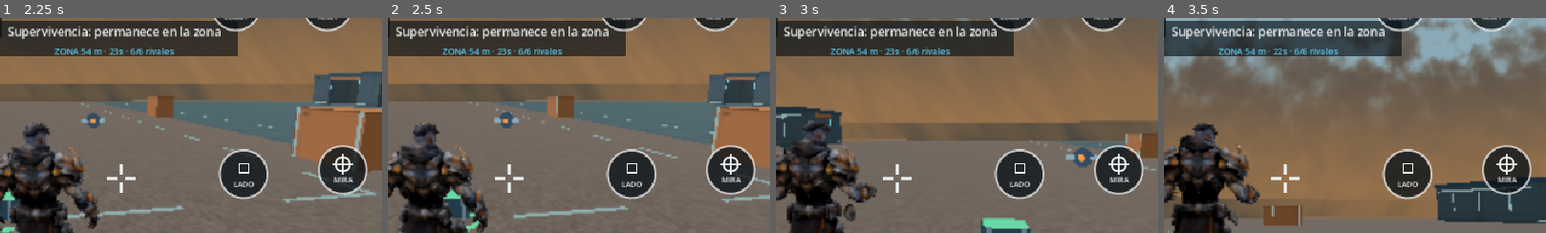
Above: before the commit, frames 1-4 (left to right).
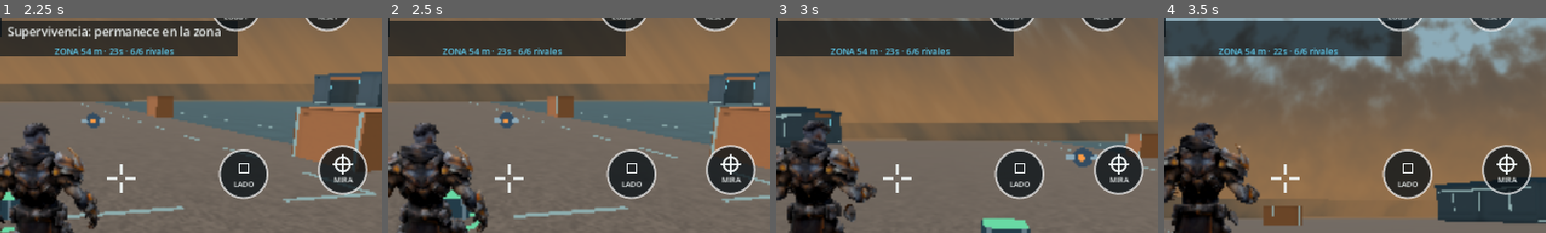
Above: after the commit, the same moments.

Repository: nicolasandinoleites-sketch/Last-impact-battle-royale-
Game: Godot game, scene res://survival.tscn
Two runs of this game, one before a commit and one after it. Both use one fixed random seed, a clock stepped at 60 frames per second and the inputs below. This scene is started directly instead of the project's main scene.
Inputs (mouse positions are % of the whole screen's width and height, from its top left):
- Up to frame 1 (2.25 s): tap Enter at 0.5 s; move the mouse to (45, 70) at 0.52 s; hold W 0.53-1.25 s; tap C at 0.6 s; click (45, 70) at 0.67 s; tap Space at 0.77 s; drag from (80, 65) to (45, 70) at 1.27 s; move the mouse to (20, 35) at 2.02 s; hold A from 2.03 s (still down); tap F at 2.1 s
- Up to frame 2 (2.5 s): keep holding A
- Up to frame 3 (3 s): release A at 2.75 s; drag from (55, 50) to (20, 35) at 2.77 s
- Up to frame 4 (3.5 s): no input
The pictures show only the part of the screen within x 34-84%, y 13-63%; the shares and areas given below are measured in that part.

Frame 1 is identical in both runs. In frame 2, 1.6% of the frame differs, in the area x 2-58%, y 3-10%; in frame 3, 1.6%; in frame 4, 1.6%.

Commit message:
R0765 physical video and gait regression correction: scripts/main.gd

Diff:
--- a/scripts/main.gd
+++ b/scripts/main.gd
@@ -48,7 +48,11 @@
 var sun: DirectionalLight3D
 var world_environment: Environment
 var storm_exposure := 0.0
-var message := "Campo de entrenamiento"
+var message_left := 0.0
+var message := "Campo de entrenamiento":
+	set(value):
+		message = value
+		message_left = 2.4 if not value.is_empty() else 0.0
 const ArenaArt = preload("res://scripts/arena_art.gd")
 var arena_art: Node3D
 
@@ -423,6 +427,10 @@
 	return true
 
 func _process(_delta: float) -> void:
+	if round_result=="" and reload_left<=0.0 and message_left>0.0:
+		message_left = maxf(0.0,message_left-_delta)
+		if message_left<=0.0:
+			message = ""
 	if survival_mode and is_instance_valid(zone) and is_instance_valid(player):
 		var body_exposure: float = zone.exposure(player.global_position)
 		var camera_exposure: float = zone.exposure(player.camera.global_position)
@@ -440,7 +448,7 @@
 			report["seed"] = round_seed
 			report["zone_phase"] = zone.phase
 			report["storm_exposure"] = storm_exposure
-			report["build"] = "0.7.6.4"
+			report["build"] = "0.7.6.5"
 			report["locomotion_clips"] = player.raze.clip_motion.available
 			report["clip_samples"] = player.raze.clip_motion.sample_count
 			report["gait_calibrated"] = player.raze.clip_motion.calibrated
